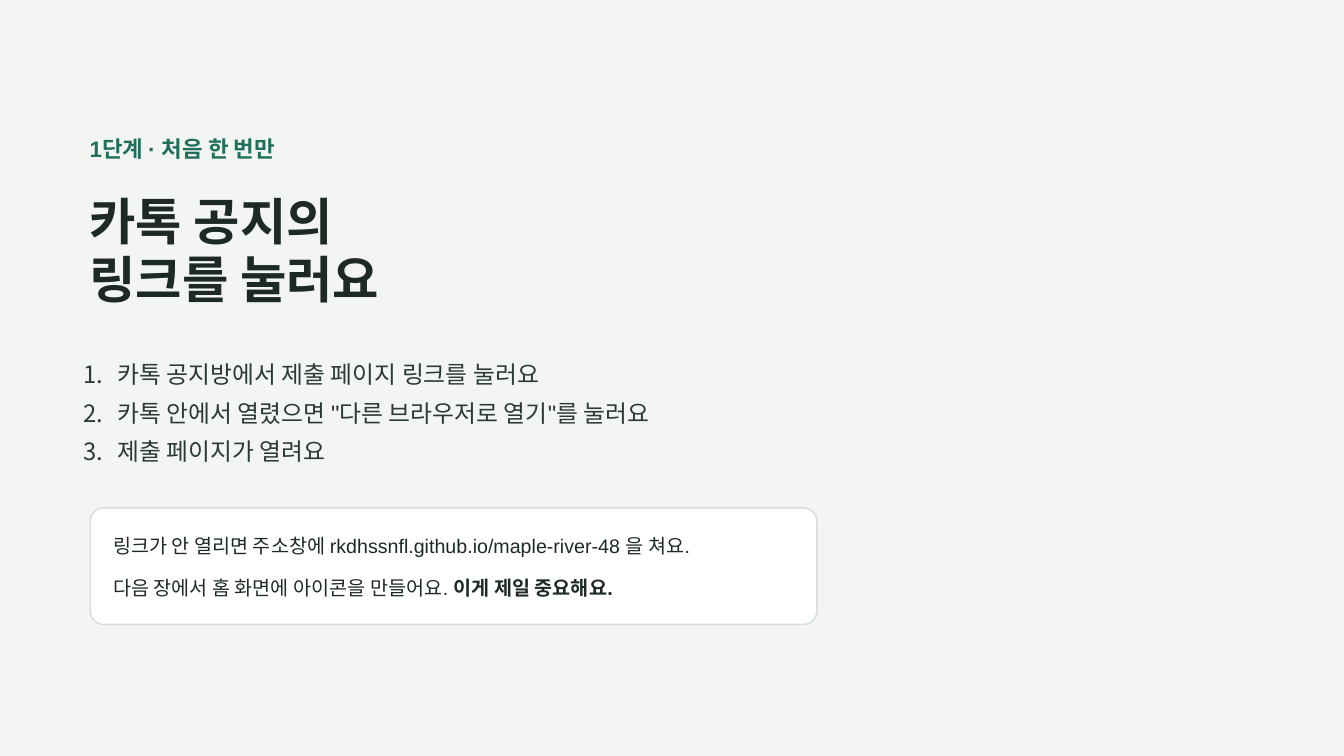
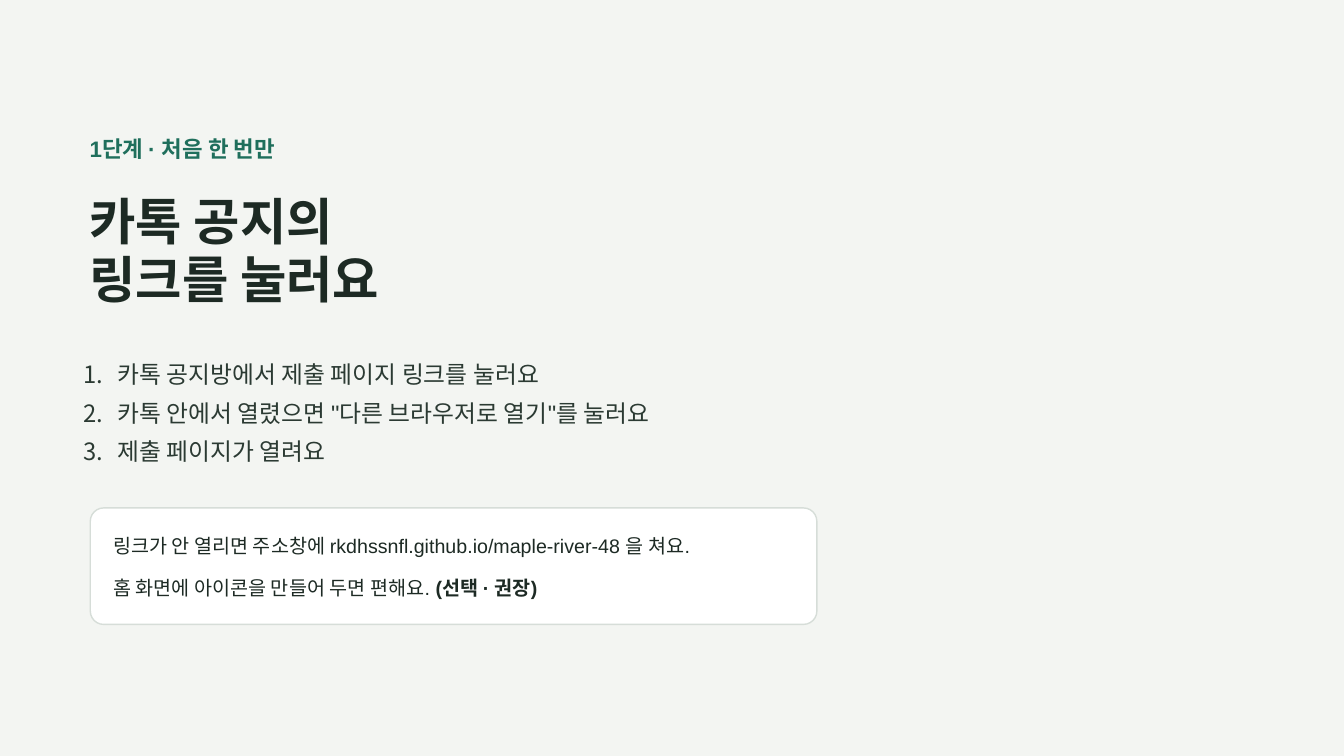
Before and after one commit to rkdhssnfl/maple-river-48, a slide deck: slide 3 of guide.pptx. Drawn at 1344x756 pixels with LibreOffice and Linux fonts; fonts in the diff are those of the drawing. Boxes give left, top, right and bottom in pixels: in the first picture for what was removed or moved away, otherwise in the second. Text is boxed around its words. In the diff, an @@ line names an element or a change of style, - is before the commit and + after.

```diff
--- a/guide.pptx
+++ b/guide.pptx
@@ text at bbox=[113, 578, 538, 599]: text changed @@
-다음 장에서 홈 화면에 아이콘을 만들어요. 이게 제일 중요해요.
+홈 화면에 아이콘을 만들어 두면 편해요. (선택 · 권장)
```
Also in this commit, not shown: 6 other slides changed, 11 other files.
